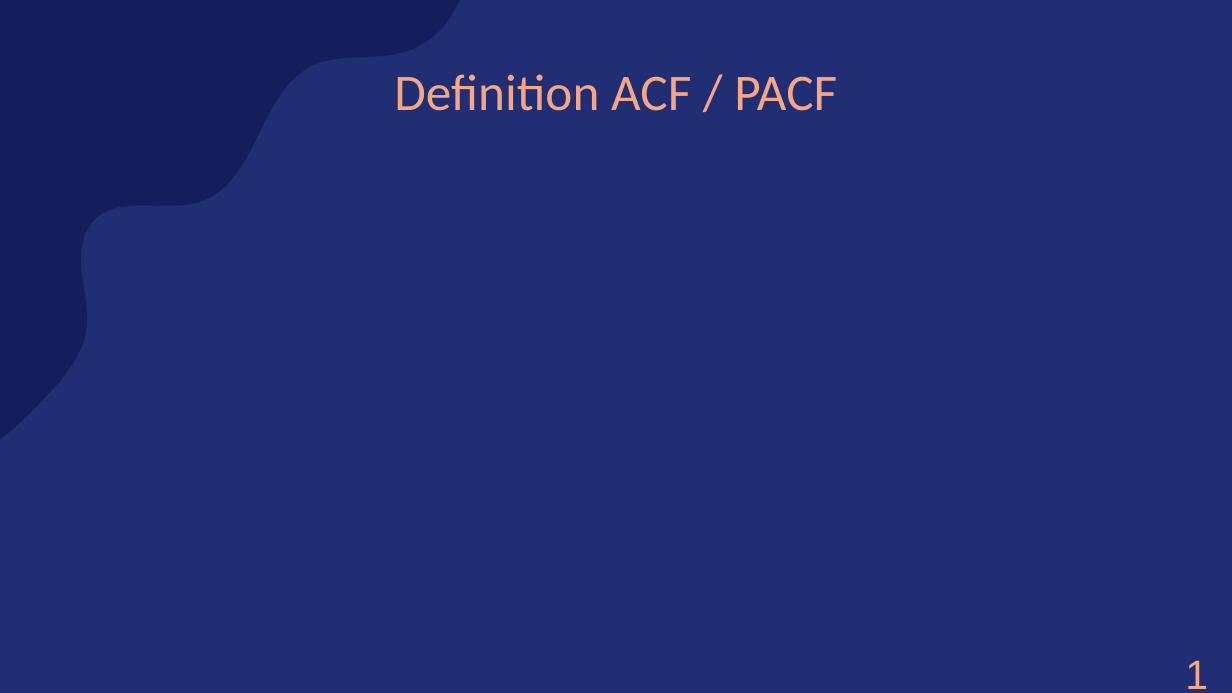
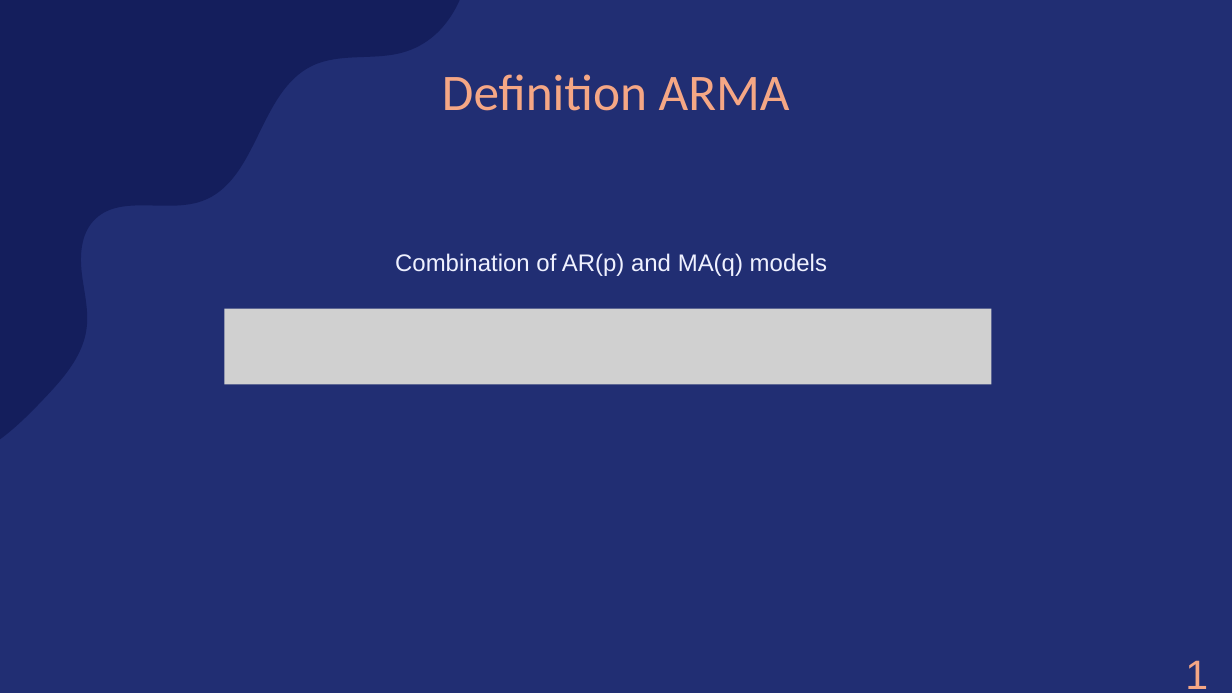
Before and after one commit to amarquard089/Covid19-Hospitalisierungsrate, a slide deck: slide 48 of Praesentation/COVID-19 Hospitalisierungsrate.pptx. Drawn at 1232x693 pixels with LibreOffice and Linux fonts; fonts in the diff are those of the drawing; grey boxes stand for pictures. Boxes give left, top, right and bottom in pixels: in the first picture for what was removed or moved away, otherwise in the second. Text is boxed around its words. In the diff, an @@ line names an element or a change of style, - is before the commit and + after.

```diff
--- a/Praesentation/COVID-19 Hospitalisierungsrate.pptx
+++ b/Praesentation/COVID-19 Hospitalisierungsrate.pptx
@@ title at [442, 74, 790, 111]: text changed @@
-Definition ACF / PACF
+Definition ARMA
@@ text added at [395, 253, 827, 276], 14 pt, text #EFF1FF @@
+Combination of AR(p) and MA(q) models
@@ picture added at [224, 308, 991, 384] @@
```
Also in this commit, not shown: 8 other slides changed, 2 slides added, 2 slides removed.
